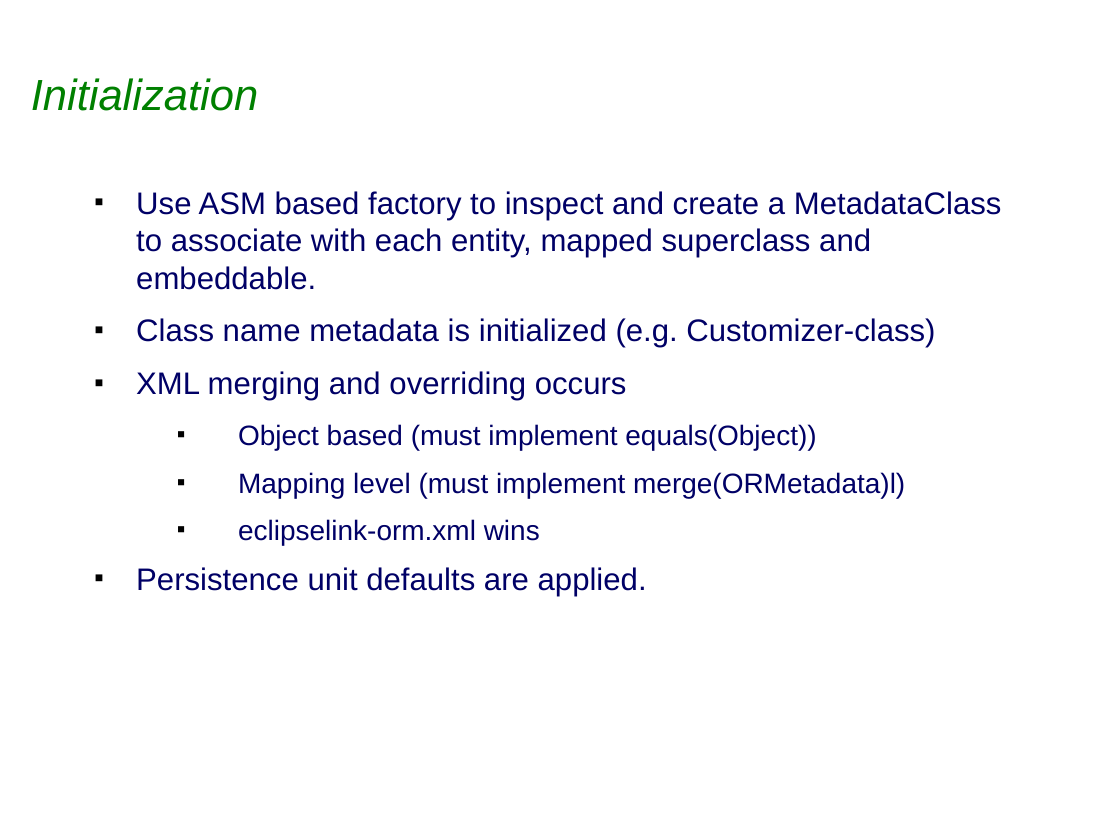
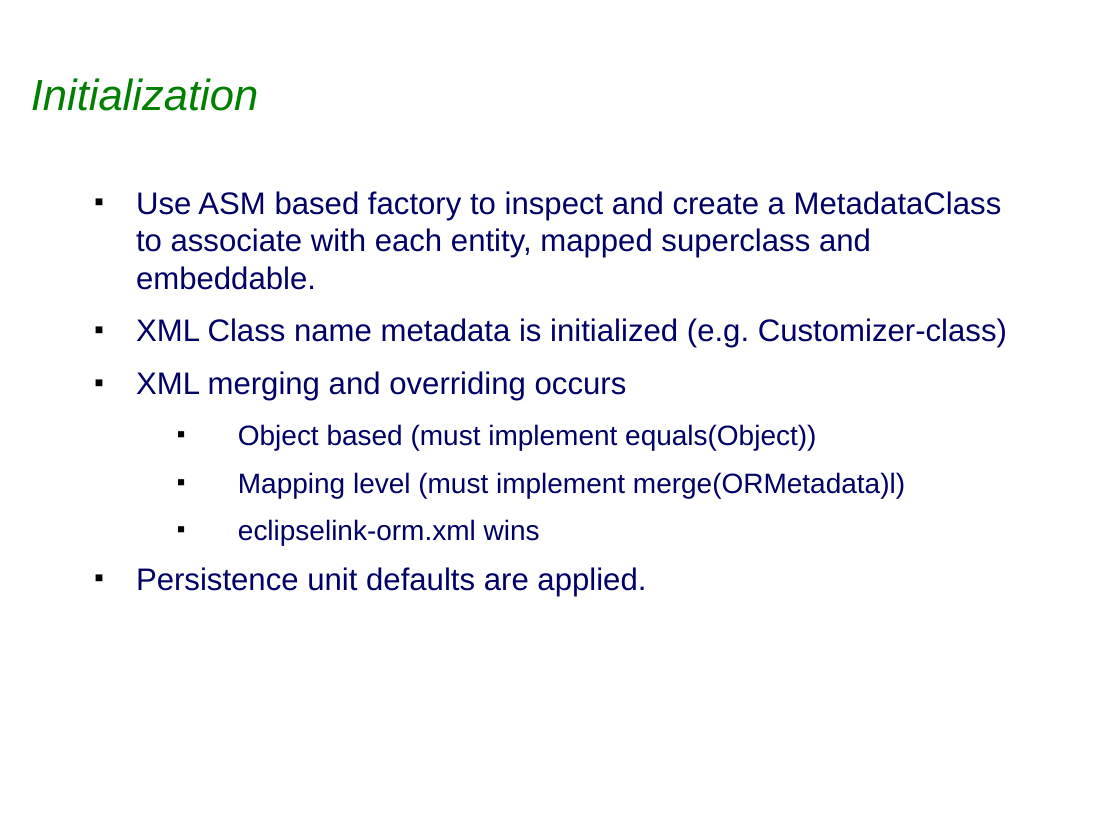
Before and after one commit to sabineheider/incubator, a slide deck: slide 10 of summit-2010/MappingsAndMetadata.ppt. Drawn at 1120x840 pixels with LibreOffice and Linux fonts; fonts in the diff are those of the drawing; background and template pictures are left out. Boxes give left, top, right and bottom in pixels: in the first picture for what was removed or moved away, otherwise in the second. Text is boxed around its words. In the diff, an @@ line names an element or a change of style, - is before the commit and + after.

```diff
--- a/summit-2010/MappingsAndMetadata.ppt
+++ b/summit-2010/MappingsAndMetadata.ppt
@@ text at box(136, 318, 1007, 348): text changed @@
-■ Class name metadata is initialized (e.g. Customizer-class)
+■ XML Class name metadata is initialized (e.g. Customizer-class)
```
Also in this commit, not shown: 4 other slides changed.
